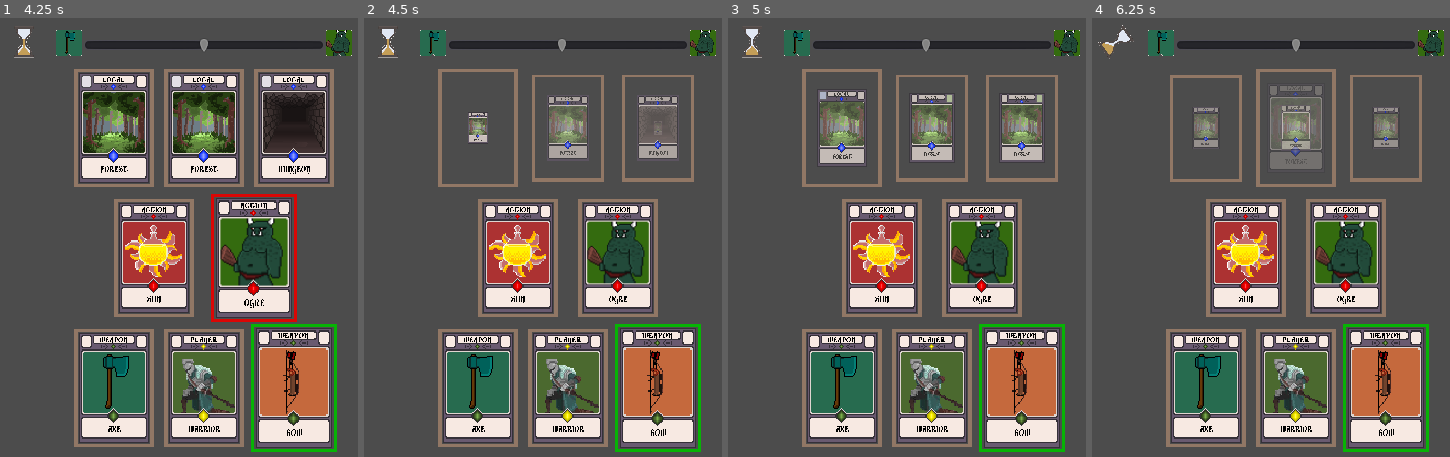
Above: before the commit, frames 1-4 (left to right).
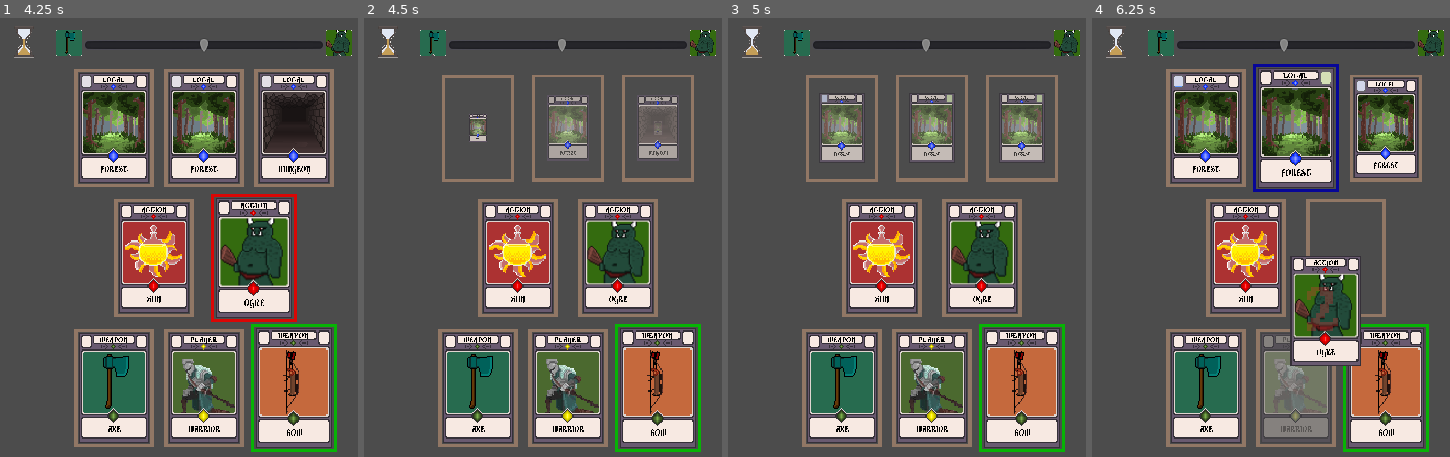
Above: after the commit, the same moments.

Repository: kdds22/Crawler-Card-RPG
Game: Godot game, scene res://scenes/MainCore.tscn
Same seed, same stepped clock (60 frames per second), same inputs: the game is played once before the commit and once after it.
Inputs (mouse positions are in pixels of both pictures, inside the frame that each line leads up to):
- Up to frame 1 (4.25 s): move the mouse to (204, 386) at 0.52 s; press the mouse at (204, 386) at 0.53 s; move the mouse to (114, 386) at 1.27 s; release the mouse at (114, 386) at 1.28 s; click (114, 386) at 1.35 s; tap Enter at 2, 3.5 s; move the mouse to (293, 386) at 2.02 s; press the mouse at (293, 386) at 2.03 s; tap Space at 2.75 s; move the mouse to (153, 255) at 2.77 s; release the mouse at (153, 255) at 2.78 s; click (153, 255) at 2.85 s; move the mouse to (254, 255) at 3.52 s; press the mouse at (254, 255) at 3.53 s
- Up to frame 2 (4.5 s): tap Space at 4.25 s; move the mouse to (478, 127) at 4.27 s; release the mouse at (478, 127) at 4.28 s; click (478, 127) at 4.35 s
- Up to frame 3 (5 s): no input
- Up to frame 4 (6.25 s): move the mouse to (1206, 127) at 5.02 s; press the mouse at (1206, 127) at 5.03 s; move the mouse to (1296, 127) at 5.77 s; release the mouse at (1296, 127) at 5.78 s; click (1296, 127) at 5.85 s

Frame 1 is identical in both runs. In frame 2, 1.8% of the frame differs, in the area x 20-44%, y 11-39%; in frame 3, 2.8%; in frame 4, 27%, in the area x 1-92%, y 1-96%.

Commit message:
Adicionado feedback do valor de DAMAGE e HEAL - Muito provavelmente o sistema de atributos deverá ser reformulado - Talvez acrescentando novas chaves ao dicionario - Ou uma reformulacao completa usando heranças de uma Carta-Mae - Fazer uma analise profunda e tomar uma decisao - Verificar lentidao e delay entre turnos - Mudar metodos do handlerInput para _process(delta)

Diff:
--- a/scenes/CardBase.tscn
+++ b/scenes/CardBase.tscn
@@ -9,6 +9,7 @@
 [ext_resource path="res://assets/cartas/progress_bar_pg2.png" type="Texture" id=7]
 [ext_resource path="res://assets/cartas/progress_bar_bg_white.png" type="Texture" id=8]
 [ext_resource path="res://assets/cartas/progress_bar_pg.png" type="Texture" id=9]
+[ext_resource path="res://scenes/Number.tscn" type="PackedScene" id=10]
 
 [sub_resource type="DynamicFont" id=1]
 font_data = ExtResource( 4 )
@@ -228,6 +229,7 @@
 script = ExtResource( 1 )
 
 [node name="Sprite" type="Sprite" parent="."]
+editor/display_folded = true
 texture = ExtResource( 2 )
 
 [node name="ImageType" type="Sprite" parent="Sprite"]
@@ -350,6 +352,9 @@
 shape = SubResource( 5 )
 
 [node name="Tween" type="Tween" parent="."]
+
+[node name="Number" parent="." instance=ExtResource( 10 )]
+visible = false
 [connection signal="mouse_entered" from="." to="." method="_on_CardBase_mouse_entered"]
 [connection signal="mouse_exited" from="." to="." method="_on_CardBase_mouse_exited"]
 [connection signal="body_entered" from="Detect" to="." method="_on_Detect_body_entered"]
--- /dev/null
+++ b/scenes/Number.tscn
@@ -0,0 +1,130 @@
+[gd_scene load_steps=5 format=2]
+
+[ext_resource path="res://assets/Alkhemikal.ttf" type="DynamicFontData" id=1]
+
+[sub_resource type="DynamicFont" id=1]
+size = 32
+font_data = ExtResource( 1 )
+
+[sub_resource type="Animation" id=3]
+resource_name = "heal"
+length = 1.2
+tracks/0/type = "value"
+tracks/0/path = NodePath("Value:rect_scale")
+tracks/0/interp = 1
+tracks/0/loop_wrap = true
+tracks/0/imported = false
+tracks/0/enabled = true
+tracks/0/keys = {
+"times": PoolRealArray( 0, 0.1, 0.3 ),
+"transitions": PoolRealArray( 1, 1, 1 ),
+"update": 0,
+"values": [ Vector2( 1, 1 ), Vector2( 1, 1 ), Vector2( 2, 2 ) ]
+}
+tracks/1/type = "value"
+tracks/1/path = NodePath("Value:rect_position")
+tracks/1/interp = 1
+tracks/1/loop_wrap = true
+tracks/1/imported = false
+tracks/1/enabled = true
+tracks/1/keys = {
+"times": PoolRealArray( 0, 0.3 ),
+"transitions": PoolRealArray( 1, 1 ),
+"update": 0,
+"values": [ Vector2( 0, 0 ), Vector2( 0, -100 ) ]
+}
+tracks/2/type = "value"
+tracks/2/path = NodePath("Value:self_modulate")
+tracks/2/interp = 1
+tracks/2/loop_wrap = true
+tracks/2/imported = false
+tracks/2/enabled = true
+tracks/2/keys = {
+"times": PoolRealArray( 0, 0.2, 0.7, 1.1 ),
+"transitions": PoolRealArray( 1, 1, 1, 1 ),
+"update": 0,
+"values": [ Color( 1, 1, 1, 1 ), Color( 0.215686, 0.823529, 0.282353, 1 ), Color( 0.215686, 0.823529, 0.282353, 1 ), Color( 0.913725, 0.25098, 0.25098, 0 ) ]
+}
+tracks/3/type = "value"
+tracks/3/path = NodePath(".:z_index")
+tracks/3/interp = 1
+tracks/3/loop_wrap = true
+tracks/3/imported = false
+tracks/3/enabled = true
+tracks/3/keys = {
+"times": PoolRealArray( 0, 1.1 ),
+"transitions": PoolRealArray( 1, 1 ),
+"update": 1,
+"values": [ 2, 0 ]
+}
+
+[sub_resource type="Animation" id=2]
+resource_name = "heal"
+length = 1.2
+tracks/0/type = "value"
+tracks/0/path = NodePath("Value:rect_scale")
+tracks/0/interp = 1
+tracks/0/loop_wrap = true
+tracks/0/imported = false
+tracks/0/enabled = true
+tracks/0/keys = {
+"times": PoolRealArray( 0, 0.1, 0.3 ),
+"transitions": PoolRealArray( 1, 1, 1 ),
+"update": 0,
+"values": [ Vector2( 1, 1 ), Vector2( 1, 1 ), Vector2( 2, 2 ) ]
+}
+tracks/1/type = "value"
+tracks/1/path = NodePath("Value:rect_position")
+tracks/1/interp = 1
+tracks/1/loop_wrap = true
+tracks/1/imported = false
+tracks/1/enabled = true
+tracks/1/keys = {
+"times": PoolRealArray( 0, 0.3 ),
+"transitions": PoolRealArray( 1, 1 ),
+"update": 0,
+"values": [ Vector2( 0, 0 ), Vector2( 0, -100 ) ]
+}
+tracks/2/type = "value"
+tracks/2/path = NodePath("Value:self_modulate")
+tracks/2/interp = 1
+tracks/2/loop_wrap = true
+tracks/2/imported = false
+tracks/2/enabled = true
+tracks/2/keys = {
+"times": PoolRealArray( 0, 0.2, 0.7, 1.1 ),
+"transitions": PoolRealArray( 1, 1, 1, 1 ),
+"update": 0,
+"values": [ Color( 1, 1, 1, 1 ), Color( 0.823529, 0.215686, 0.215686, 1 ), Color( 0.823529, 0.215686, 0.215686, 1 ), Color( 0.913725, 0.25098, 0.25098, 0 ) ]
+}
+tracks/3/type = "value"
+tracks/3/path = NodePath(".:z_index")
+tracks/3/interp = 1
+tracks/3/loop_wrap = true
+tracks/3/imported = false
+tracks/3/enabled = true
+tracks/3/keys = {
+"times": PoolRealArray( 0, 1.1 ),
+"transitions": PoolRealArray( 1, 1 ),
+"update": 1,
+"values": [ 2, 0 ]
+}
+
+[node name="Number" type="Node2D"]
+z_index = 2
+
+[node name="Value" type="Label" parent="."]
+self_modulate = Color( 0.913725, 0.25098, 0.25098, 0 )
+margin_top = -100.0
+margin_right = 26.0
+margin_bottom = -68.0
+rect_scale = Vector2( 2, 2 )
+custom_fonts/font = SubResource( 1 )
+text = "10"
+align = 1
+valign = 1
+uppercase = true
+
+[node name="AnimationPlayer" type="AnimationPlayer" parent="."]
+anims/heal = SubResource( 3 )
+anims/hit = SubResource( 2 )
--- a/scripts/CardBase.gd
+++ b/scripts/CardBase.gd
@@ -107,7 +107,7 @@
 # Chamado ao Instanciar uma Carta
 func _ready() -> void:
 
-	get_node(main_core_path).connect("system_turn", self, "call_signals")
+	get_node(main_core_path).connect("system_turn", self, "system_turn")
 
 
 
@@ -292,10 +292,11 @@
 	if my_info["Type"] == "Weapon" and _on_card.my_info["Type"] == "Action" and _on_card.my_info["Name"] == "Ogre":
 		CoreSystemManager.turn = false
 		_on_card.call_anim_hit()
+		_on_card._show_card_points(CoreSystemManager.weapon_damage, "hit")
 		pass
 	if my_info["Type"] == "Action" and my_info["Description"] == "Potion" and _on_card.my_info["Type"] == "Player":
 		CoreSystemManager.turn = true
-		_on_card.heal()
+		_on_card.heal(CoreSystemManager.potion_cure)
 		pass
 	pass # func _on_interacting_card
 
@@ -314,11 +315,12 @@
 
 
 # O SISTEMA Usa o que tiver a disposição pra ATACAR o PLAYER, no caso, os inimigos.... por enquanto
-func atk_player():
+func atk_player() -> void:
 	$Tween.interpolate_property(self, "global_position", global_position, get_node("/root/MainCore").ref_player.global_position, .5, Tween.TRANS_EXPO, Tween.EASE_IN)
 	$Tween.start()
 	yield($Tween,"tween_completed")
 	get_node("/root/MainCore").ref_player.call_anim_hit()
+	get_node("/root/MainCore").ref_player._show_card_points(CoreSystemManager.enemy_atk, "hit")
 	$Tween.interpolate_property(self, "position", position, initial_position, .5, Tween.TRANS_QUAD, Tween.EASE_OUT)
 	$Tween.start()
 	yield($Tween,"tween_completed")
@@ -327,24 +329,25 @@
 	get_parent().scale = Vector2(1.1,1.1)
 	get_parent().self_modulate = Color(1,1,1)
 	$Sprite.z_index = 0
-
+	turn_on_player(true)
 	pass # func atk_player
 
 
 # Metodo pra CURAR o Player (atualmente, só por poção)
-func heal():
+func heal(value) -> void:
 	var heal = pre_heal.instance()
 	add_child(heal)
+	_show_card_points(value, "heal")
 	pass # func heal
 
 
 # Função de AÇÂO Básica do SISTEMA
-func system_turn():
+func system_turn() -> void:
 	if my_info["Type"] == "Action" and my_info["Description"] == "Enemy":
-			turn_on_player(false)
-			yield(get_tree().create_timer(1, false),"timeout")
-			count_cards_calls += 1
-			atk_player()
+		turn_on_player(false)
+		yield(get_tree().create_timer(1, false),"timeout")
+		count_cards_calls += 1
+		atk_player()
 	else:
 		count_cards_calls += 1 # contagem do total de cartas (que não seja inimigo)
 
@@ -365,7 +368,7 @@
 
 
 # Declara TURNO do Jogador
-func turn_on_player(value : bool):
+func turn_on_player(value : bool) -> void:
 	CoreSystemManager.turn = value
 	set_process_unhandled_input(value)
 	CoreSystemManager.process = value
@@ -373,9 +376,14 @@
 	pass # func turn_on_player
 
 
-# Função chamada por um sinal do Cronometro -> MainCore -> Card
-# Declara TURNO do Sistema
-func call_signals():
-	system_turn()
-
-	pass # func call_signals
+func _show_card_points(value : int, type : String) -> void:
+	$Number/Value.text = str(value)
+	$Number.show()
+	match type:
+		"hit":
+			$Number/AnimationPlayer.play("hit")
+		"heal":
+			$Number/AnimationPlayer.play("heal")
+		_:
+			print("func _show_card_points... value: ",value," e type: ",type)
+	pass
--- a/scripts/MainCore.gd
+++ b/scripts/MainCore.gd
@@ -69,6 +69,8 @@
 		for i in len(new_card):
 			add_new_card(new_card[i], card.get_parent(), new_card[i]["Index"])
 
+		turn_off()
+
 	pass # func card_clicked
 
 
Not shown: 1 places in scenes/CardBase.tscn that only renumber resources
